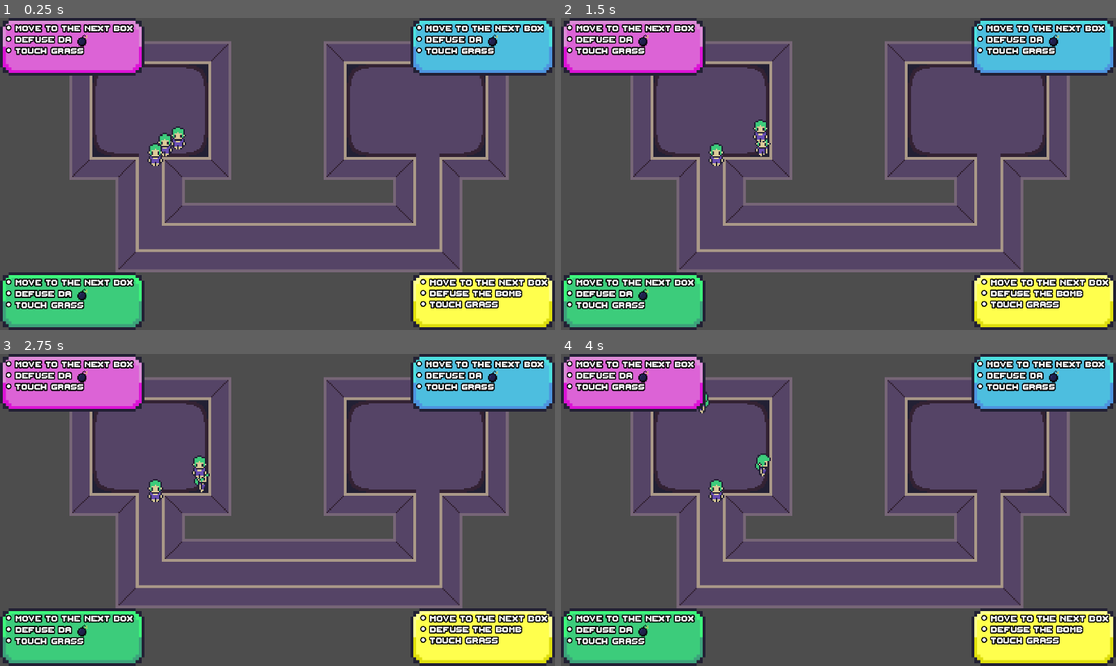
Above: before the commit, frames 1-4 (two rows, left to right).
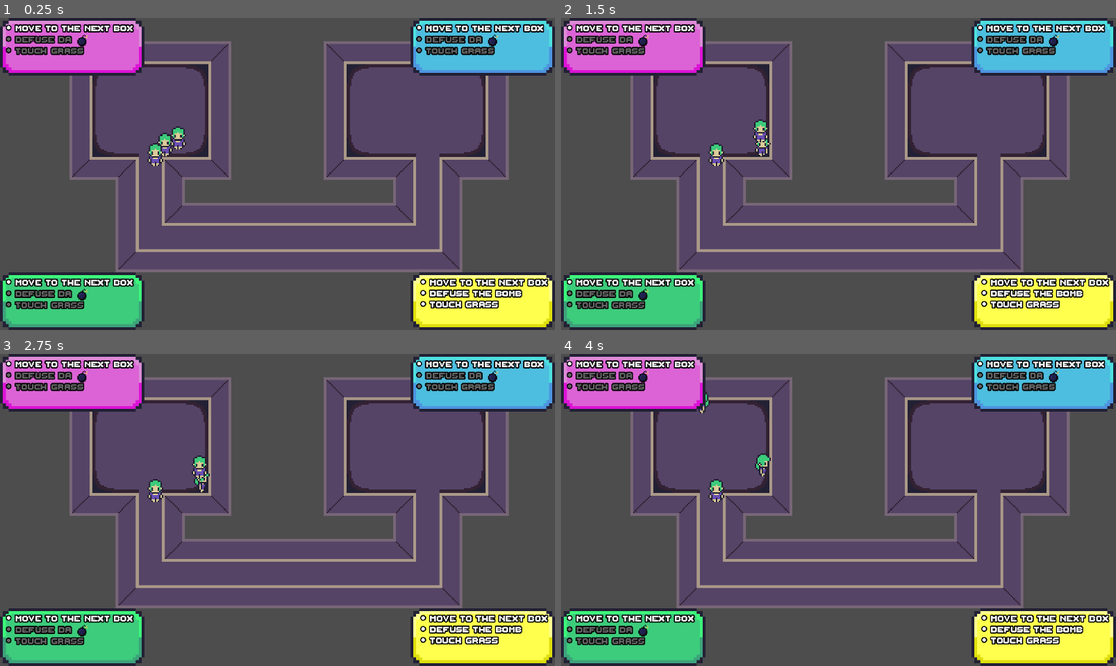
Above: after the commit, the same moments.

Repository: Nebulea-dev/Task-tastrophe
Game: Godot game, scene res://Level1.tscn
The game is run twice, just before and just after one commit, with the same random seed, the same clock (stepped at 60 frames per second) and the same inputs.
Inputs:
- Up to frame 1 (0.25 s): no input
- Up to frame 2 (1.5 s): tap Enter at 0.5 s; hold D (player1_right) 0.53-1.28 s; tap Q (player1_kick) at 0.6 s; hold S (player1_down) from 1.28 s (still down); tap Down (player2_down) at 1.35 s
- Up to frame 3 (2.75 s): tap Space at 2 s; release S (player1_down) at 2.03 s; hold D (player1_right) from 2.03 s (still down); tap Keypad 1 (player2_kick) at 2.1 s
- Up to frame 4 (4 s): tap Enter at 2.75 s; release D (player1_right) at 2.78 s; hold W (player1_up) 2.78-3.53 s; tap Left (player2_left) at 2.85 s; hold A (player1_left) from 3.53 s (still down); hold Right (player2_right) from 3.53 s (still down)

The runs differ from the first frame. In frame 1, 1.0% of the frame differs, in the area x 1-89%, y 6-94%; in frame 2, 1.0%; in frame 3, 1.0%; in frame 4, 1.0%.

Commit message:
feat: make completed mission grey colored

Diff:
--- a/UI.gd
+++ b/UI.gd
@@ -25,4 +25,8 @@
 
 	player_missions.clear()
 	for mission in missions:
-		player_missions.append_text("• " + mission.text + "\n")
+		if mission.done:
+			player_missions.append_text("[color=#636363]• " + mission.text + "[/color]\n")
+
+		else:
+			player_missions.append_text("• " + mission.text + "\n")
--- a/objects/player/player.gd
+++ b/objects/player/player.gd
@@ -63,7 +63,7 @@
 	if targetDir.x > 0 && targetDir.y == 0:
 		playerAnimation.play("Right")
 
-	var mission1: Mission = Mission.new(true, "Move to the next box")
+	var mission1: Mission = Mission.new(false, "Move to the next box")
 	var mission2: Mission = Mission.new(true, "Defuse da [img width=\"50\" height=\"50\"]res://Aseprite/Bomb.png[/img]")
 	var mission3: Mission = Mission.new(true, "Touch grass")
 
